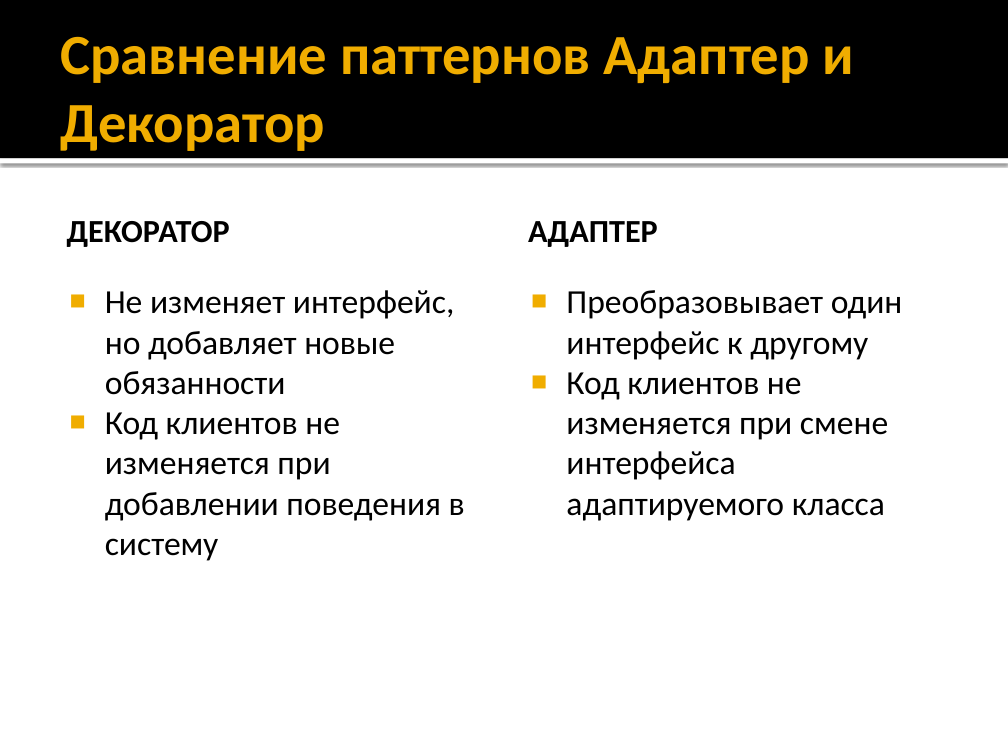
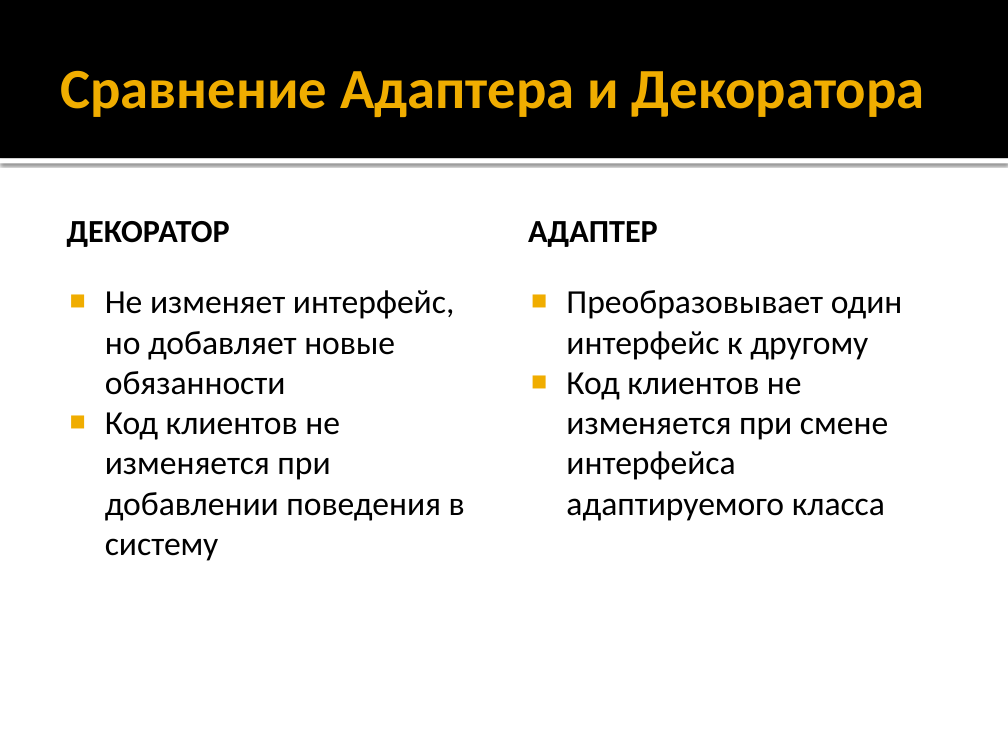
Before and after one commit to alexey-malov/ood, a slide deck: slide 25 of lectures/07.adapter/adapter.pptx. Drawn at 1008x756 pixels with LibreOffice and Linux fonts; fonts in the diff are those of the drawing. Boxes give left, top, right and bottom in pixels: in the first picture for what was removed or moved away, otherwise in the second. Text is boxed around its words. In the diff, an @@ line names an element or a change of style, - is before the commit and + after.

```diff
--- a/lectures/07.adapter/adapter.pptx
+++ b/lectures/07.adapter/adapter.pptx
@@ title at [60, 70, 925, 117]: text changed @@
-Сравнение паттернов Адаптер и Декоратор
+Сравнение Адаптера и Декоратора
```
Also in this commit, not shown: 2 other slides changed, 4 slides added, 2 other files.
